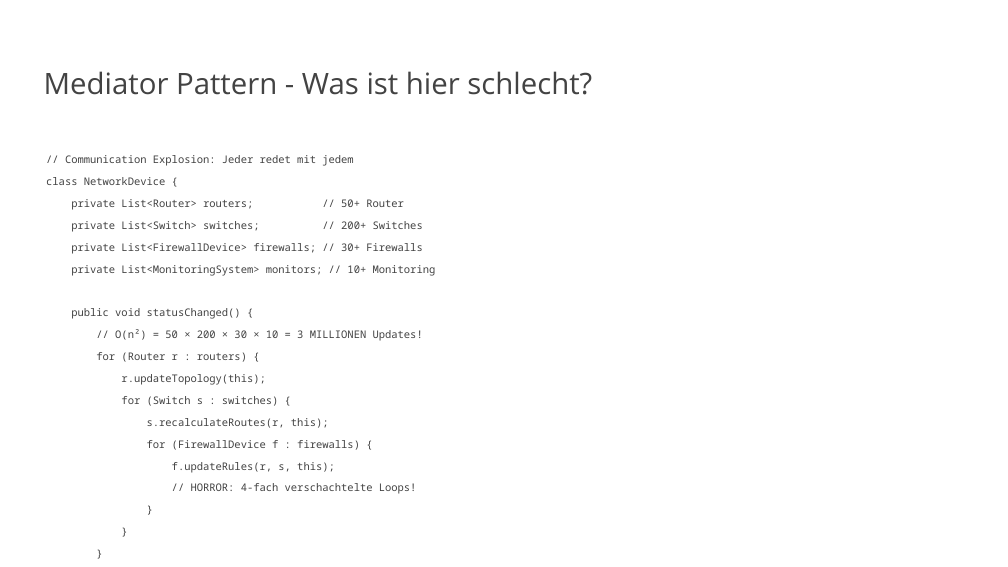
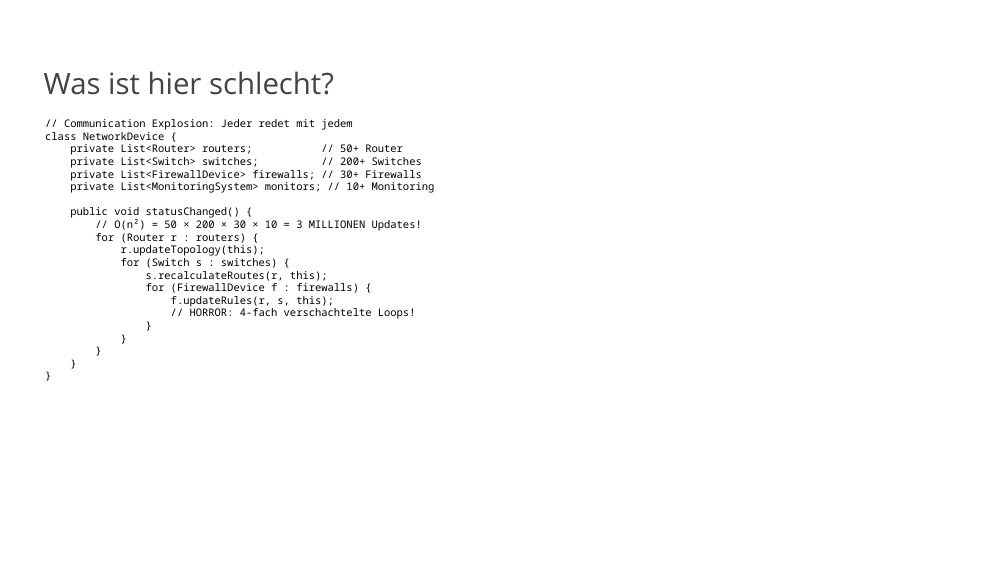
Before and after one commit to vanillacore-net/september-2025-telekom-training, a slide deck: slide 4 of presentations/powerpoint/block4-presentation.pptx (slide 3 before the commit). Drawn at 1008x567 pixels with LibreOffice and Linux fonts; fonts in the diff are those of the drawing; background and template pictures are left out. Boxes give left, top, right and bottom in pixels: in the first picture for what was removed or moved away, otherwise in the second. Text is boxed around its words. In the diff, an @@ line names an element or a change of style, - is before the commit and + after.

```diff
--- a/presentations/powerpoint/block4-presentation.pptx
+++ b/presentations/powerpoint/block4-presentation.pptx
@@ title at (x1=44, y1=71, x2=334, y2=95): text changed @@
-Mediator Pattern - Was ist hier schlecht?
+Was ist hier schlecht?
@@ text "// Communication Explosion: Jeder redet ..." moved from (x1=46, y1=155, x2=436, y2=494) to (x1=45, y1=119, x2=435, y2=319) @@
@@ text "// Communication Explosion: Jeder redet ..." at (x1=45, y1=119, x2=435, y2=319): text colour #434343 to #000000; line spacing 0.9 to 1; less space between paragraphs @@
```
Also in this commit, not shown: 17 other slides changed, 7 slides added, 2 other files.
